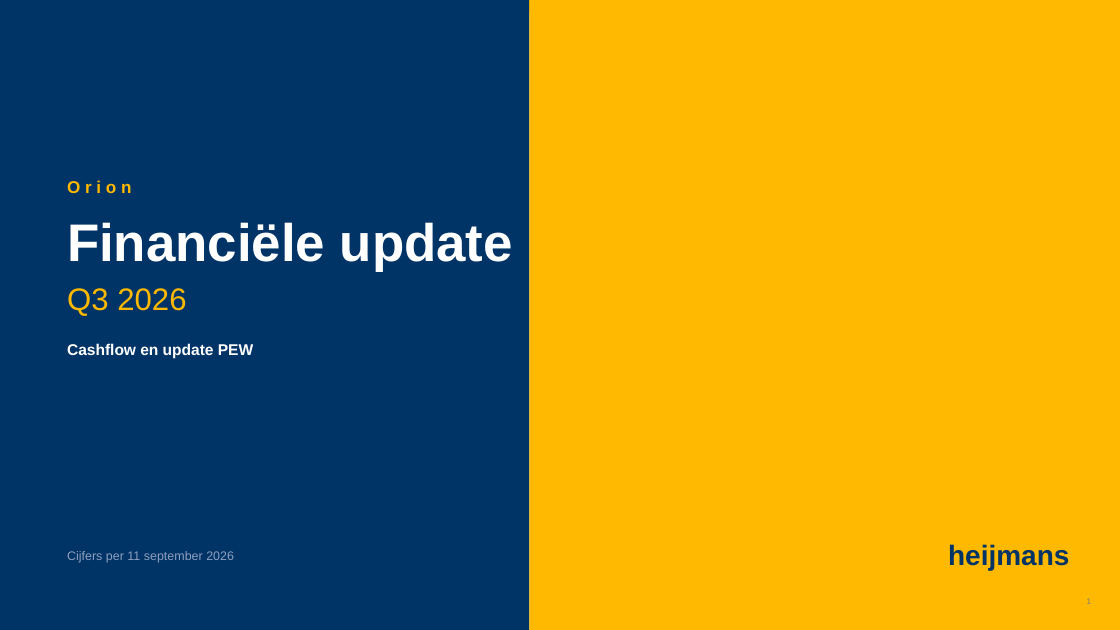
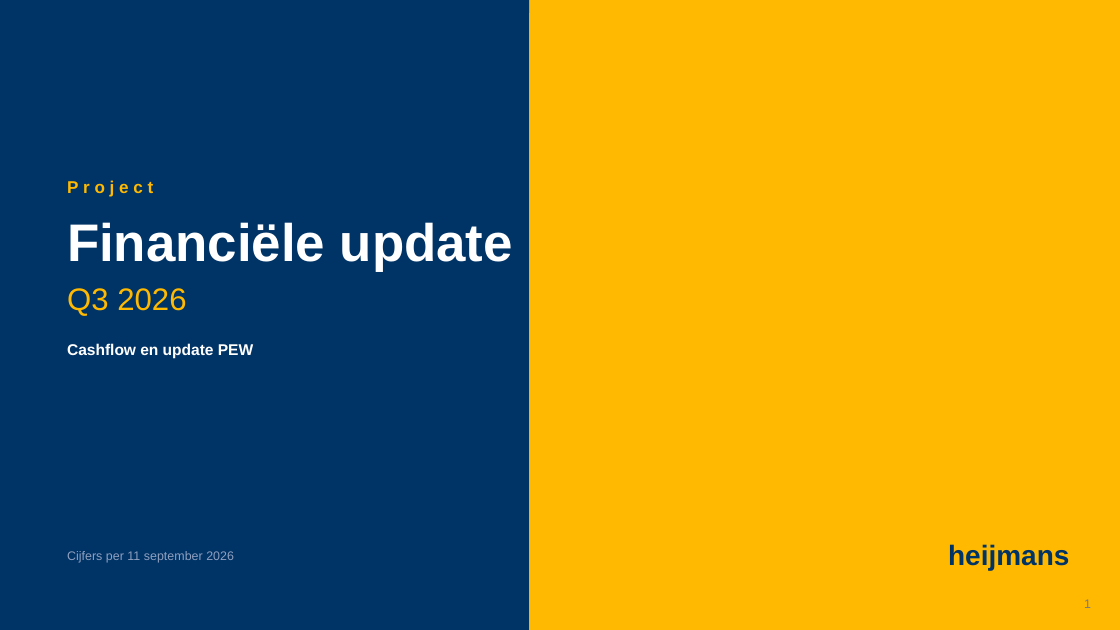
Before and after one commit to LuukLoohuis/Forecast-Builder, a slide deck: slide 1 of output/Kwartaal_Template_cashflow_v22.pptx. Drawn at 1120x630 pixels with LibreOffice and Linux fonts; fonts in the diff are those of the drawing; background and template pictures are left out. Boxes give left, top, right and bottom in pixels: in the first picture for what was removed or moved away, otherwise in the second. Text is boxed around its words. In the diff, an @@ line names an element or a change of style, - is before the commit and + after.

```diff
--- a/output/Kwartaal_Template_cashflow_v22.pptx
+++ b/output/Kwartaal_Template_cashflow_v22.pptx
@@ text at (x1=67, y1=180, x2=153, y2=197): text changed @@
-Orion
+Project
@@ page number at (x1=1084, y1=599, x2=1091, y2=608): size 5.2 to 8 pt @@
```
Also in this commit, not shown: 10 other slides changed, 7 other files.
